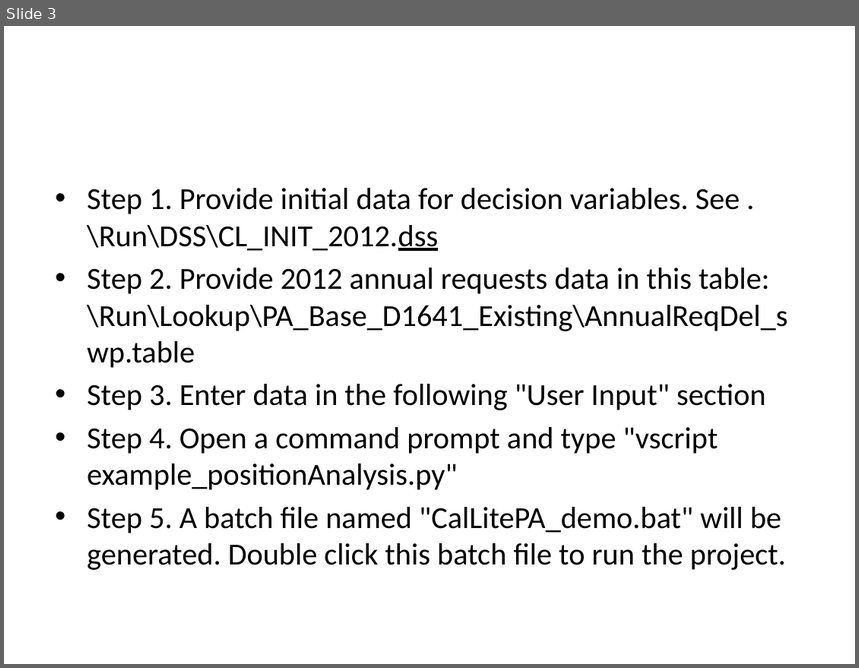
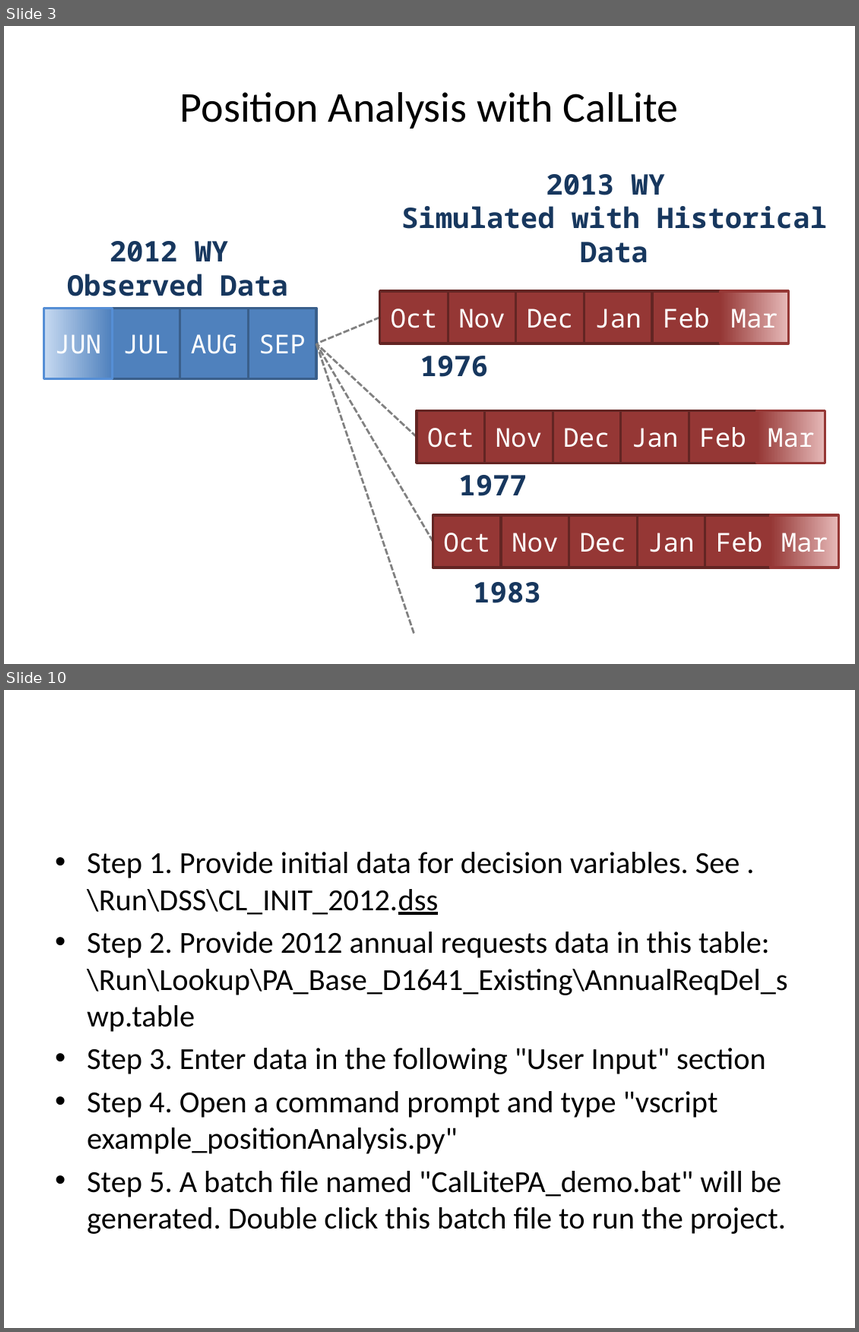
Before and after one commit to CentralValleyModeling/wrims, a slide deck: wrims2_vscript/doc/Position Analysis with CalLite.pptx. Shown one above the other, each under a label of ours: slide 3 before the commit, slides 3 and 10 after it; the slides between them are not shown. The pictures are 859x668 and 859x1332 pixels, drawn with LibreOffice and Linux fonts; fonts in the diff are those of the drawing. Boxes give left, top, right and bottom in pixels: in the first picture for what was removed or moved away, otherwise in the second. Text is boxed around its words. In the diff, an @@ line names an element or a change of style, - is before the commit and + after.

```diff
--- a/wrims2_vscript/doc/Position Analysis with CalLite.pptx
+++ b/wrims2_vscript/doc/Position Analysis with CalLite.pptx
@@ slide 3 added at (4, 26, 855, 664), background #FFFFFF @@
@@ title added at (180, 92, 679, 129), 36 pt, text #000000 @@
+Position Analysis with CalLite
@@ text added at (401, 174, 827, 263), 24 pt, text #17375E, bold @@
+2013 WY
+Simulated with Historical Data
@@ text added at (67, 241, 288, 297), 24 pt, text #17375E, bold @@
+2012 WY
+Observed Data
@@ group added at (380, 291, 789, 344): 6 rectangles @@
+Oct
+Nov
+Dec
+Jan
+Feb
+Mar
@@ group added at (44, 309, 316, 379): 4 rectangles @@
+SEP
+AUG
+JUL
+JUN
@@ line added from (380, 317) to (316, 344), #808080 1.75 pt dashed @@
@@ line added from (433, 542) to (316, 344), #808080 1.75 pt dashed @@
@@ line added from (417, 437) to (316, 344), #808080 1.75 pt dashed @@
@@ line added from (414, 634) to (316, 344), #808080 1.75 pt dashed @@
@@ text added at (420, 356, 489, 377), 24 pt, text #17375E, bold @@
+1976
@@ group added at (417, 411, 826, 464): 6 rectangles @@
+Oct
+Nov
+Dec
+Jan
+Feb
+Mar
@@ text added at (458, 475, 527, 496), 24 pt, text #17375E, bold @@
+1977
@@ group added at (433, 515, 839, 568): 6 rectangles @@
+Oct
+Nov
+Dec
+Jan
+Feb
+Mar
@@ text added at (473, 582, 541, 604), 24 pt, text #17375E, bold @@
+1983
@@ what was slide 3 is now slide 10 @@
```
Also in this commit, not shown: 2 slides changed, 9 other slides added.
